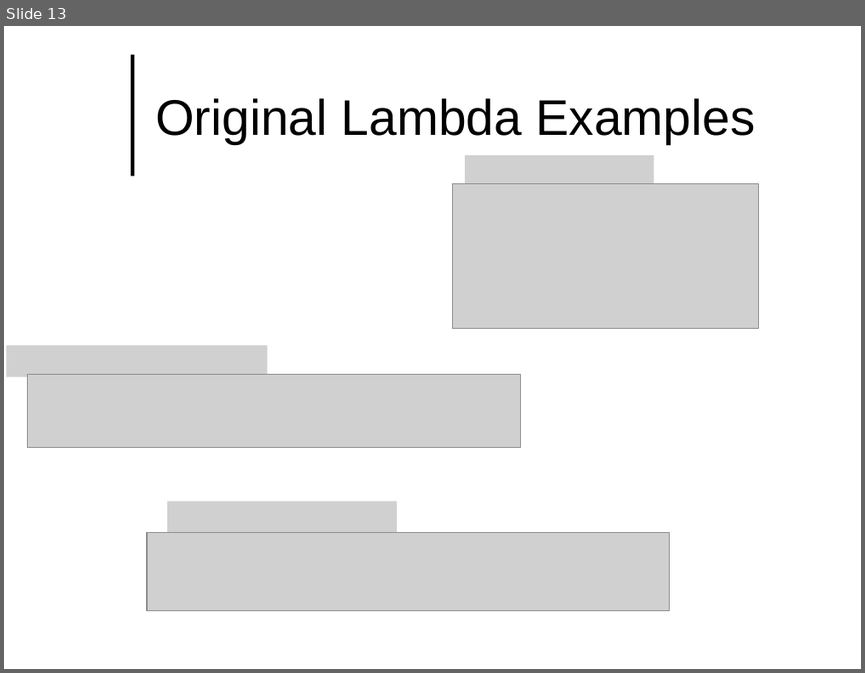
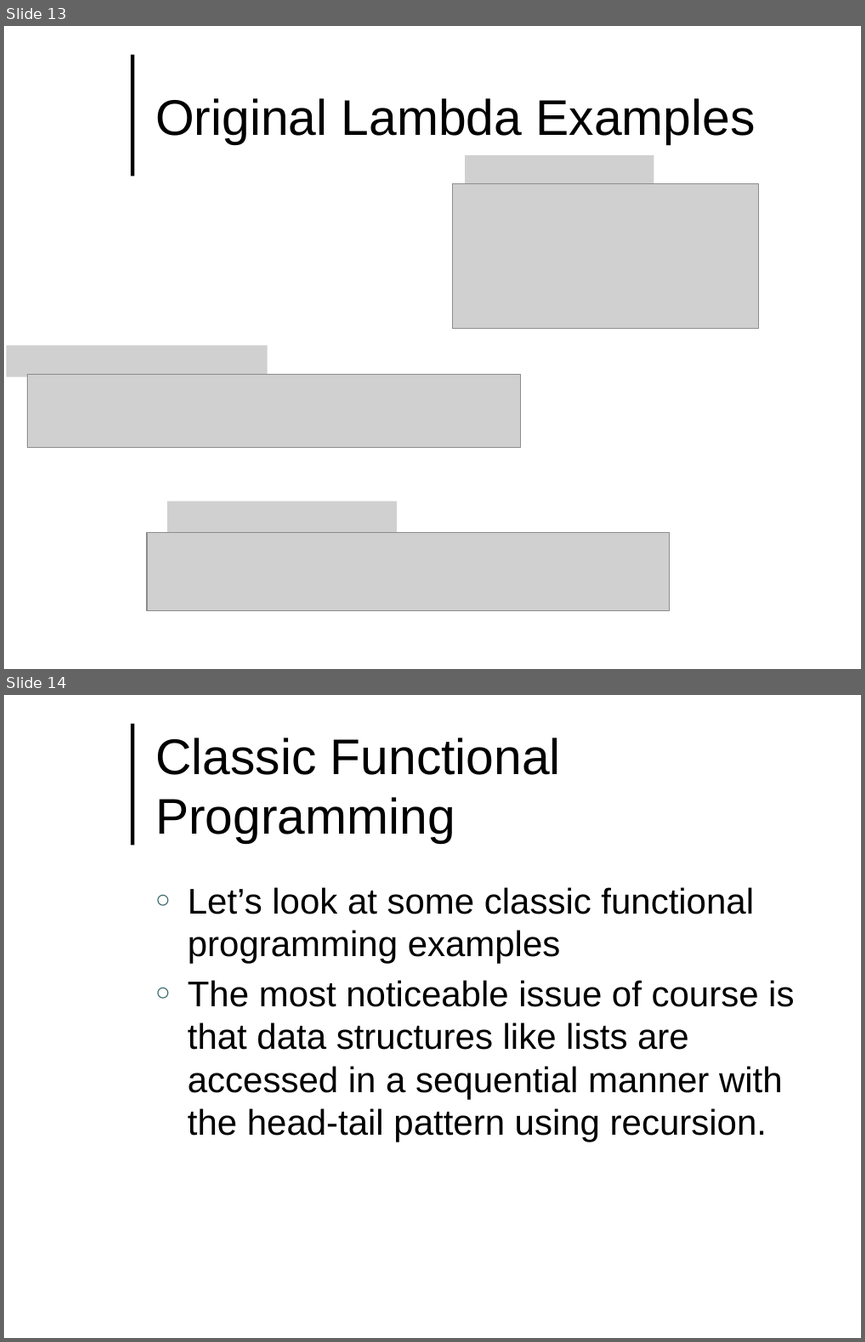
Before and after one commit to lutzhamel/CSC493, a slide deck: notes/csc493-ln011.pptx. Shown one above the other, each under a label of ours: slide 13 before the commit, slides 13 and 14 after it. The pictures are 865x673 and 865x1342 pixels, drawn with LibreOffice and Linux fonts; fonts in the diff are those of the drawing; grey boxes stand for pictures; background and template pictures are left out. Boxes give left, top, right and bottom in pixels: in the first picture for what was removed or moved away, otherwise in the second. Text is boxed around its words. In the diff, an @@ line names an element or a change of style, - is before the commit and + after.

```diff
--- a/notes/csc493-ln011.pptx
+++ b/notes/csc493-ln011.pptx
@@ slide 14 added at <box>4,695,861,1338</box>, background #FFFFFF; not listed: 1 template element that a slide beside it also shows @@
@@ title added at <box>155,737,561,844</box>, 42 pt, text #000000 @@
+Classic Functional Programming
@@ text added at <box>188,887,794,1141</box>, 30 pt, text #000000 @@
+○ Let’s look at some classic functional programming examples
+○ The most noticeable issue of course is that data structures like lists are accessed in a sequential manner with the head-tail pattern using recursion.
```
Also in this commit, not shown: 10 other slides added, 1 slide removed, 10 other files.
